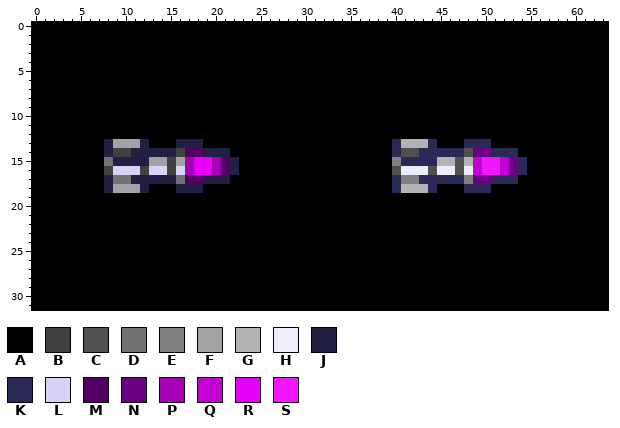
Two states of a pixel-art sprite, img/hudMissileIcon.png. Above: the version before the commit.
The file is 256x128 pixels, drawn in blocks of 4x4; one block is one cell here. Colours within 5 levels of each other are drawn and written as one.
Palette (. is transparent): A #000000  B #424142  C #515051  D #737173  E #828082  F #a5a2a5  G #b4b2b4  H #eeedfc  J #212042  K #2b2a57  L #d6d3f7  M #520063  N #6b0082  P #a500b5  Q #c100d4  R #e700f7  S #f017ff
After:
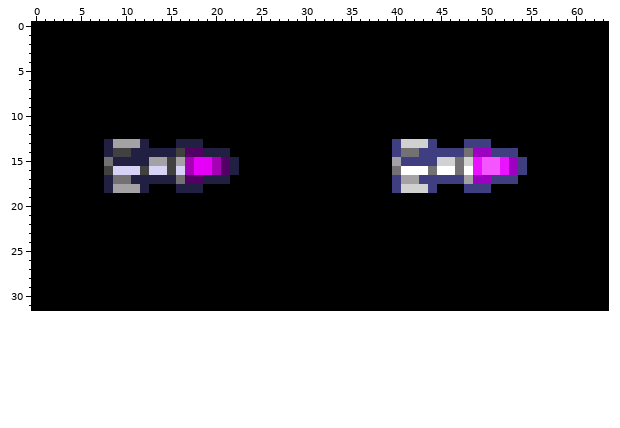
Difference:
Colour G changes from #b4b2b4 to #d2d1d2.
Colour H changes from #eeedfc to #ffffff.
Colour K changes from #2b2a57 to #3f3e81.
Colour N changes from #6b0082 to #9d00c0.
Colour Q changes from #c100d4 to #ea13ff.
Colour S changes from #f017ff to #f455ff.
Colour D replaces colour C in row 14 at x 41 to 42 and 48; in row 15 at x 47; in row 16 at x 40, 44 and 47.
Colour F replaces colour E in row 15 at x 40; in row 17 at x 41 to 42 and 48.
